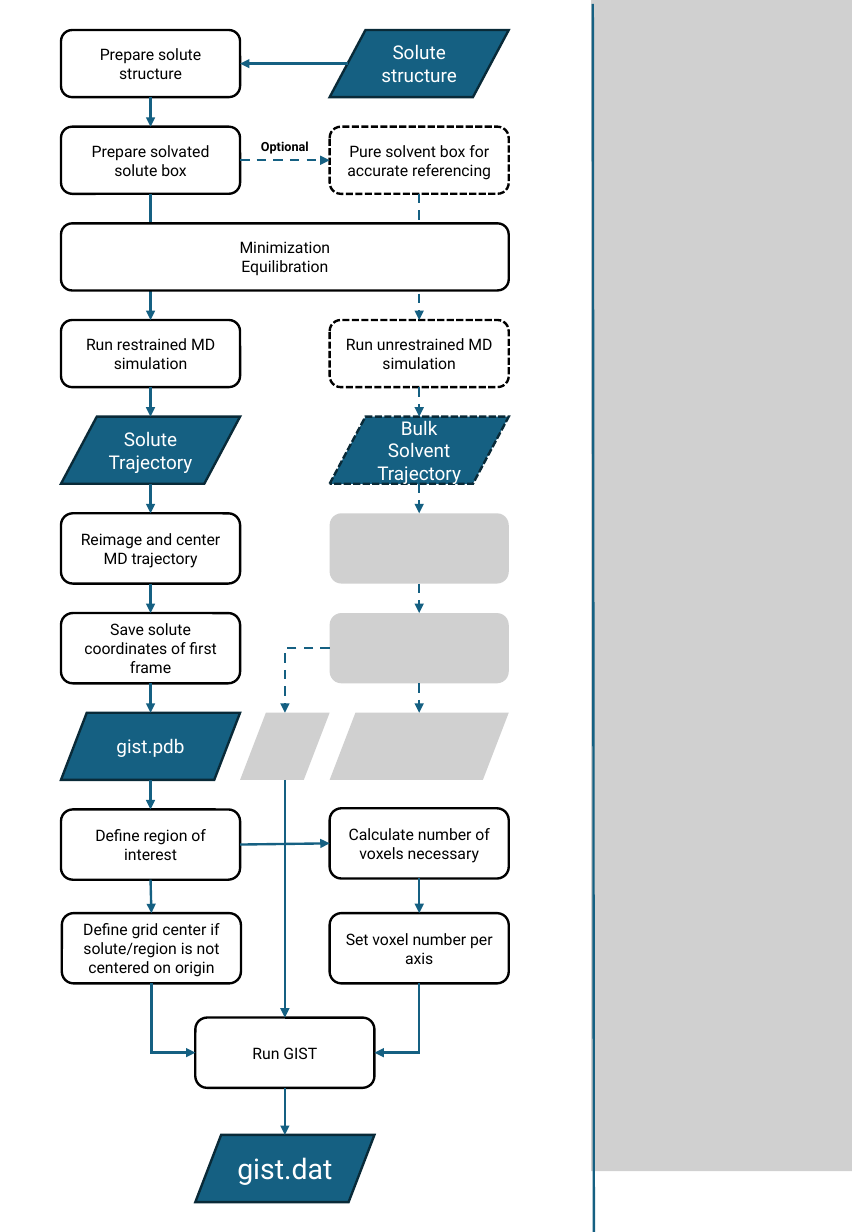
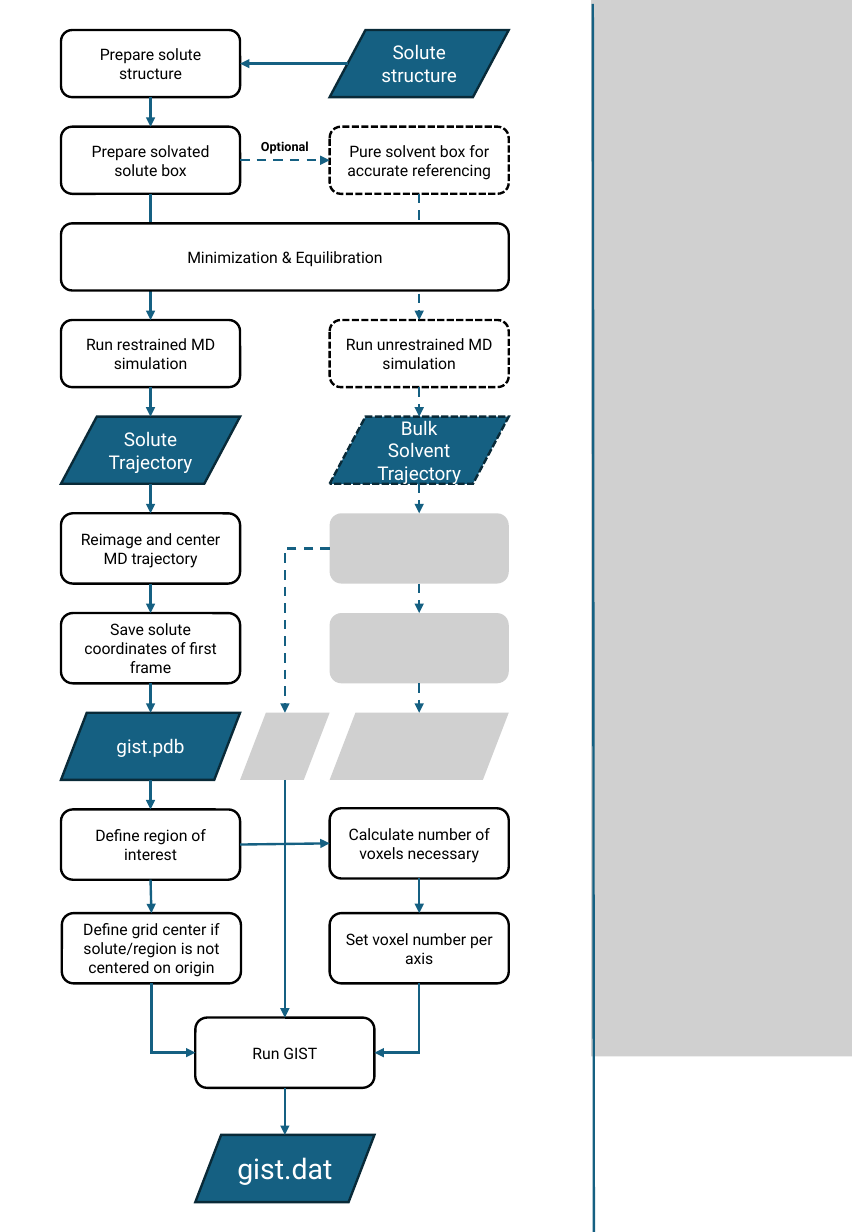
Before and after one commit to liedllab/gist-tutorial, a slide deck: slide 1 of manuscript/figures/flowchart_GIST.pptx. Drawn at 853x1232 pixels with LibreOffice and Linux fonts; fonts in the diff are those of the drawing; grey boxes stand for pictures. Boxes give left, top, right and bottom in pixels: in the first picture for what was removed or moved away, otherwise in the second. Text is boxed around its words. In the diff, an @@ line names an element or a change of style, - is before the commit and + after.

```diff
--- a/manuscript/figures/flowchart_GIST.pptx
+++ b/manuscript/figures/flowchart_GIST.pptx
@@ picture: place and size @@
-picture at (591,0,852,1171)
+picture at (591,0,852,1057)
@@ text in rounded rectangle at (187,251,383,267): text changed @@
-Minimization
-Equilibration
+Minimization & Equilibration
@@ elbow arrow moved from (330, 648) - (285, 713) to (330, 548) - (285, 713) @@
```
Also in this commit, not shown: 1 other slide changed, 2 other files.
